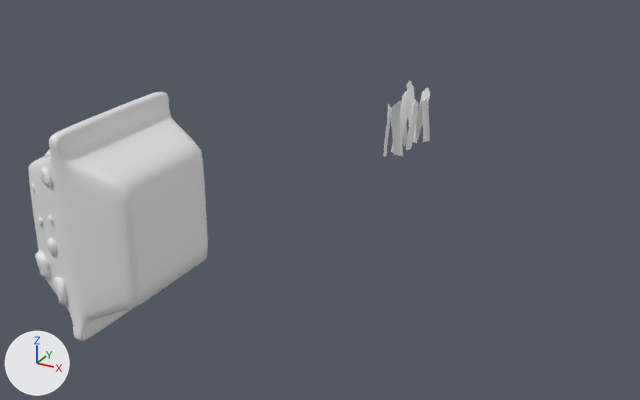
What one commit did to the Blender file pack_world_game/resources/packs/pack_starter/pack_starter.blend.
Camera for both pictures: a 50 mm camera at (9.09, -9.91, 5.96) aimed at (2.33, 2.38, -0.18). The lights are fixed; the arrows at lower left show +X, +Y and +Z. Materials are left out; every surface is plain grey.
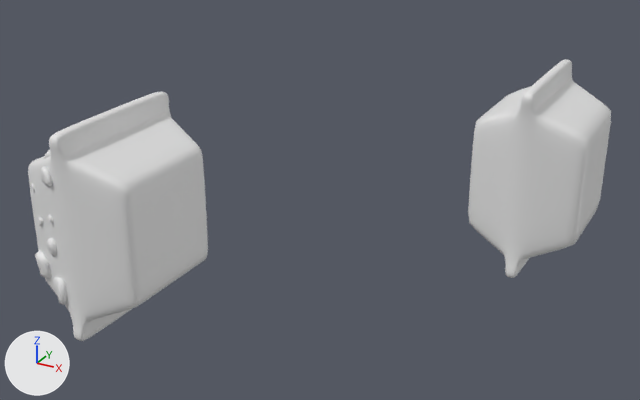
Location of each change, [x1, y1, x2, y2] in pixels of the pictures (640 x 400 px):
'Cube', reshaped, modifiers changed
    both: [28, 92, 208, 341]
'Cube.019', added
    after: [468, 59, 611, 278]
'Plane.002', deleted
    before: [383, 81, 430, 157]

What changed in the scene script:
```text
Change me_cube_002:
    used by ob_cube; location = (0.0, 0.0, 0.0)
    remove me_cube_002.from_pydata(...)  # 22 vertices, 14 faces; spans x -1.0..0.0, y 0.0..1.3, z 0.0..1.75
    add me_cube_002.from_pydata(...)  # 7170 vertices, 7168 faces; spans x -1.0..1.0, y -1.3..1.3, z -1.75..1.75
    me_cube_002 part 1: 19 vertices removed from x -1.0..0.0, y 0.0..1.3, z 0.0..1.75; 7167 vertices added at x -1.0..1.0, y -1.3..1.3, z -1.75..1.75
Add me_cube_001:
    me_cube_001.from_pydata([(-1.0, 1.0, 1.0), (-0.13, 1.25, 1.38), (-1.0, 1.0, 0.0), (-0.13, 1.25, 0.0), (0.0, 1.25, 1.38), (0.0, 1.25, 0.0), (-1.0, 0.0, 1.0), (-0.13, 0.0, 1.38), (-1.0, 0.0, 0.0), (-0.09, 1.3, 1.7), (0.0, 1.3, 1.7), (-0.09, 0.0, 1.75), (0.0, 0.0, 1.75), (0.0, 1.3, 1.53), (-0.11, 1.3, 1.53), (-0.11, 0.0, 1.54), (-1.0, 0.89, 1.0), (-1.0, 0.89, 0.0), (-0.13, 1.12, 1.38), (-0.09, 1.17, 1.75), (0.0, 1.17, 1.75), (-0.11, 1.17, 1.53)], [], [(17, 16, 0, 2), (3, 1, 4, 5), (2, 0, 1, 3), (18, 16, 6, 7), (20, 19, 11, 12), (13, 14, 9, 10), (21, 15, 11, 19), (18, 7, 15, 21), (4, 1, 14, 13), (1, 18, 21, 14), (14, 21, 19, 9), (10, 9, 19, 20), (1, 0, 16, 18), (8, 6, 16, 17)])
    me_cube_001.polygons.foreach_set('use_smooth', [True] * 14)
Change ob_cube:
    remove _m = ob_cube.modifiers.new('Mirror', 'MIRROR')
    remove _m.use_axis = (True, True, True)
    remove _m.use_clip = True
    remove _m = ob_cube.modifiers.new('Subdivision', 'SUBSURF')
    remove _m.levels = 3
Remove ob_plane_002:
    ob_plane_002 = bpy.data.objects.new('Plane.002', me_plane_035)
    ob_plane_002.location = (3.11, 4.03, 0.33)
    ob_plane_002.scale = (1.02, 0.492, 0.527)
    _m = ob_plane_002.modifiers.new('EdgeSplit', 'EDGE_SPLIT')
    _m.split_angle = 0.737
Add ob_cube_019:
    ob_cube_019 = bpy.data.objects.new('Cube.019', me_cube_001)
    ob_cube_019.location = (5.32, 5.28, 0.0)
    _m = ob_cube_019.modifiers.new('Mirror', 'MIRROR')
    _m.use_axis = (True, True, True)
    _m.use_clip = True
    _m = ob_cube_019.modifiers.new('Subdivision', 'SUBSURF')
    _m.levels = 3
```
